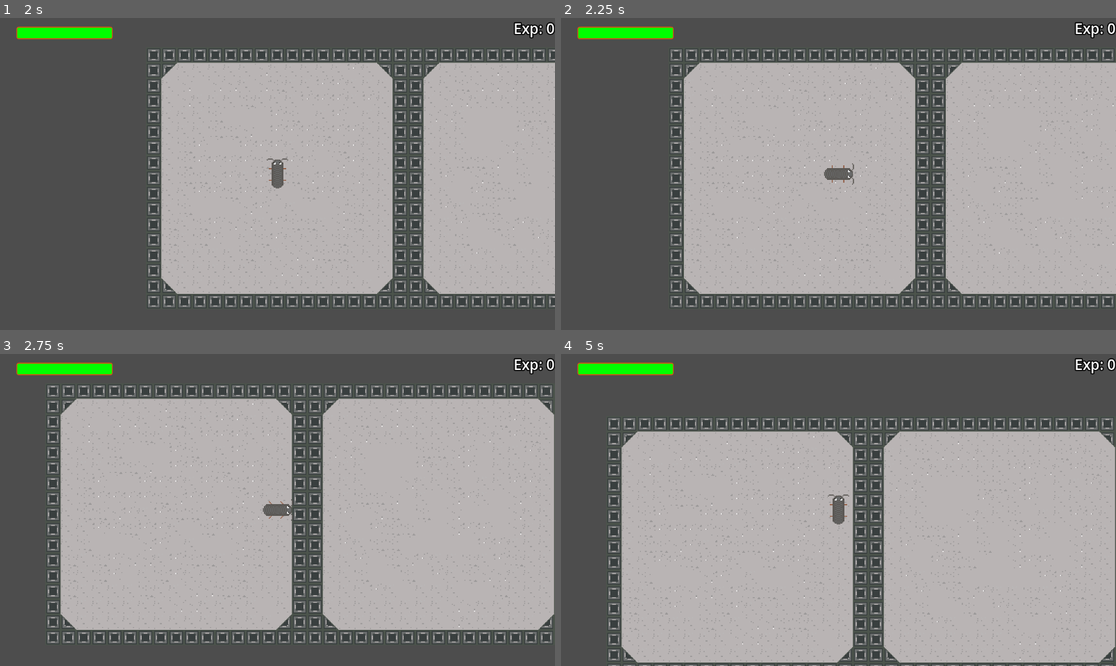
Above: before the commit, frames 1-4 (two rows, left to right).
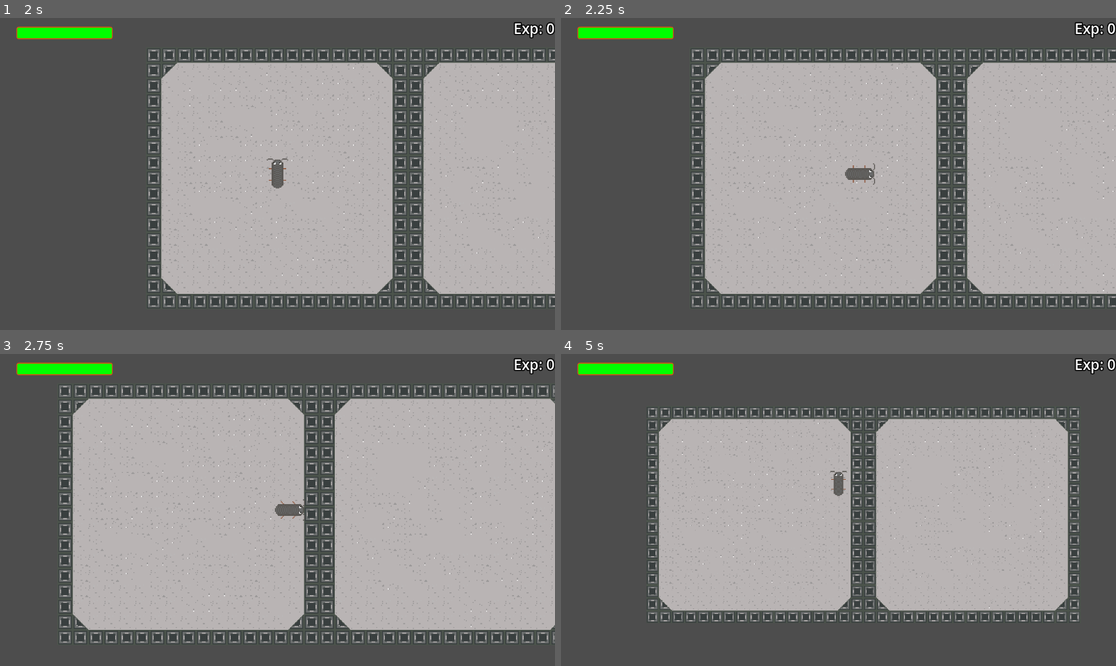
Above: after the commit, the same moments.

Repository: TheAdamSmith/precursor
Game: Godot game, scene res://ui/main_menu.tscn
Same seed, same stepped clock (60 frames per second), same inputs: the game is played once before the commit and once after it.
Inputs (mouse positions are in pixels of both pictures, inside the frame that each line leads up to):
- Up to frame 1 (2 s): click "Single Player" at 0.5 s; click "Start Game" at 1.25 s
- Up to frame 2 (2.25 s): tap Enter at 2 s; move the mouse to (960, 158) at 2.02 s; hold D (move_right) from 2.03 s (still down); tap Middle mouse button (camera_pan_grab, bound only after the … at 2.1 s
- Up to frame 3 (2.75 s): keep holding D (move_right); tap F (center_player, bound only after the commit) at 2.3 s
- Up to frame 4 (5 s): move the mouse to (727, 525) at 2.77 s; release D (move_right) at 2.78 s; hold S (move_down) 2.78-3.53 s; tap F (center_player, bound only after the commit) at 2.85 s; tap Mouse wheel up (zoom_in, bound only after the commit) at 3.05, 3.6 s; move the mouse to (894, 441) at 3.52 s; hold D (move_right) 3.53-4.28 s; tap Mouse wheel down (zoom_out, bound only after the commit) at 3.8, 4.35 s; move the mouse to (810, 572) at 4.27 s; hold W (move_up) from 4.28 s (still down); tap Middle mouse button (camera_pan_grab, bound only after the … at 4.55 s

Frame 1 is identical in both runs. In frame 2, 14% of the frame differs, in the area x 19-100%, y 10-93%; in frame 3, 13%; in frame 4, 31%, in the area x 8-100%, y 17-100%.

Commit message:
add camera zoom and pan controls

Diff:
--- /dev/null
+++ b/characters/player_camera.gd
@@ -0,0 +1,89 @@
+class_name PlayerCamera
+extends Camera2D
+
+# zoom vars
+@export var zoom_max = Vector2(.7, .7)
+@export var zoom_min = Vector2(3, 3)
+@export var zoom_lerp_speed = 4.0
+@export var zoom_speed = .5
+@export var zoom_total_time = 1
+
+var zoom_out = false
+var zoom_in = false
+
+var time_lerping := 0.0
+var target_zoom: Vector2
+
+# pan vars
+@export var pan_lerp_speed: float = 4
+@export var pan_grab_frames: int = 4
+@export var pan_velocity_dampening_factor: float = 5
+@export var pan_velocity_div_factor: float = 150
+
+var pan_grab_pos: Vector2
+var panning: bool
+var pan_velocity: Vector2
+var pos_holder: Array = []
+
+func _unhandled_input(event: InputEvent):
+	if Input.is_action_just_released("zoom_out") and zoom > zoom_max:
+		zoom_out = true
+		zoom_in = false
+		target_zoom = zoom - Vector2(zoom_speed, zoom_speed)
+		time_lerping = 0
+	if Input.is_action_just_released("zoom_in") and zoom < zoom_min:
+		zoom_in = true
+		zoom_out = false
+		target_zoom = zoom + Vector2(zoom_speed, zoom_speed)
+		time_lerping = 0
+
+	if Input.is_action_just_pressed("camera_pan_grab"):
+		panning = true
+		pan_grab_pos = event.position
+		pan_velocity = Vector2.ZERO
+		pos_holder.clear()
+	elif Input.is_action_just_released("camera_pan_grab"):
+		if panning and pan_velocity != Vector2.ZERO:
+			pan_velocity = pan_velocity.normalized() * (pan_velocity.length() / pan_velocity_div_factor)
+
+		panning = false
+
+	if Input.is_action_just_pressed("center_player"):
+		offset = Vector2.ZERO
+		pan_velocity = Vector2.ZERO
+
+
+func _physics_process(delta: float):
+	if panning:
+		var curr_mouse_pos = get_viewport().get_mouse_position()
+
+		# keep track of mouse pos for $pan_grab_frames to generate a velocity
+		# vector for the camera once "camera_pan_grab" is released
+		# done in _physics_process so that FPS doesn't impact the pan velocity
+		pos_holder.push_back(curr_mouse_pos)
+		if len(pos_holder) == pan_grab_frames + 1:
+			pos_holder.pop_front()
+		pan_velocity = pos_holder[0] - pos_holder[len(pos_holder) - 1]
+
+
+func _process(delta):
+	if zoom_out == true and zoom >= zoom_max:
+		time_lerping += delta
+		zoom = zoom.slerp(target_zoom, zoom_lerp_speed * delta)
+		if time_lerping >= zoom_total_time:
+			zoom_out = false
+
+	if zoom_in == true and zoom <= zoom_min:
+		time_lerping += delta
+		zoom = zoom.slerp(target_zoom, zoom_lerp_speed * delta)
+		if time_lerping >= zoom_total_time:
+			zoom_out = false
+
+	if panning:
+		var curr_mouse_pos = get_viewport().get_mouse_position()
+		offset += pan_grab_pos - curr_mouse_pos
+		pan_grab_pos = curr_mouse_pos
+
+	if not panning:
+		offset += pan_velocity
+		pan_velocity = pan_velocity.slerp(Vector2.ZERO, pan_velocity_dampening_factor * delta)
--- a/levels/planet_level/planet_level.tscn
+++ b/levels/planet_level/planet_level.tscn
@@ -1,8 +1,9 @@
-[gd_scene load_steps=7 format=3 uid="uid://dt7xh03ye22rr"]
+[gd_scene load_steps=8 format=3 uid="uid://dt7xh03ye22rr"]
 
 [ext_resource type="Texture2D" uid="uid://ccvnwue44mquo" path="res://levels/planet_level/planet-level-sheet.png" id="1_sucad"]
 [ext_resource type="PackedScene" uid="uid://dk0xdy43c6bcn" path="res://characters/player.tscn" id="2_didse"]
 [ext_resource type="PackedScene" uid="uid://cl4njstiybxps" path="res://ui/hud.tscn" id="3_u1381"]
+[ext_resource type="Script" path="res://characters/player_camera.gd" id="3_xh18g"]
 
 [sub_resource type="PhysicsMaterial" id="PhysicsMaterial_pqjfb"]
 
@@ -66,5 +67,7 @@
 scale = Vector2(0.2, 0.2)
 
 [node name="Camera2D" type="Camera2D" parent="player"]
+position_smoothing_enabled = true
+script = ExtResource("3_xh18g")
 
 [node name="Hud" parent="player" instance=ExtResource("3_u1381")]
--- a/project.godot
+++ b/project.godot
@@ -19,10 +19,6 @@
 
 EventService="*res://autoloads/event_service.gd"
 PauseScreen="*res://ui/pause_screen.tscn"
-
-[display]
-
-window/size/mode=3
 
 [input]
 
@@ -64,3 +60,23 @@
 , Object(InputEventJoypadMotion,"resource_local_to_scene":false,"resource_name":"","device":-1,"axis":0,"axis_value":1.0,"script":null)
 ]
 }
+zoom_in={
+"deadzone": 0.5,
+"events": [Object(InputEventMouseButton,"resource_local_to_scene":false,"resource_name":"","device":-1,"window_id":0,"alt_pressed":false,"shift_pressed":false,"ctrl_pressed":false,"meta_pressed":false,"button_mask":0,"position":Vector2(0, 0),"global_position":Vector2(0, 0),"factor":1.0,"button_index":4,"canceled":false,"pressed":false,"double_click":false,"script":null)
+]
+}
+zoom_out={
+"deadzone": 0.5,
+"events": [Object(InputEventMouseButton,"resource_local_to_scene":false,"resource_name":"","device":-1,"window_id":0,"alt_pressed":false,"shift_pressed":false,"ctrl_pressed":false,"meta_pressed":false,"button_mask":0,"position":Vector2(0, 0),"global_position":Vector2(0, 0),"factor":1.0,"button_index":5,"canceled":false,"pressed":false,"double_click":false,"script":null)
+]
+}
+center_player={
+"deadzone": 0.5,
+"events": [Object(InputEventKey,"resource_local_to_scene":false,"resource_name":"","device":-1,"window_id":0,"alt_pressed":false,"shift_pressed":false,"ctrl_pressed":false,"meta_pressed":false,"pressed":false,"keycode":0,"physical_keycode":70,"key_label":0,"unicode":102,"echo":false,"script":null)
+]
+}
+camera_pan_grab={
+"deadzone": 0.5,
+"events": [Object(InputEventMouseButton,"resource_local_to_scene":false,"resource_name":"","device":-1,"window_id":0,"alt_pressed":false,"shift_pressed":false,"ctrl_pressed":false,"meta_pressed":false,"button_mask":0,"position":Vector2(0, 0),"global_position":Vector2(0, 0),"factor":1.0,"button_index":3,"canceled":false,"pressed":false,"double_click":false,"script":null)
+]
+}
